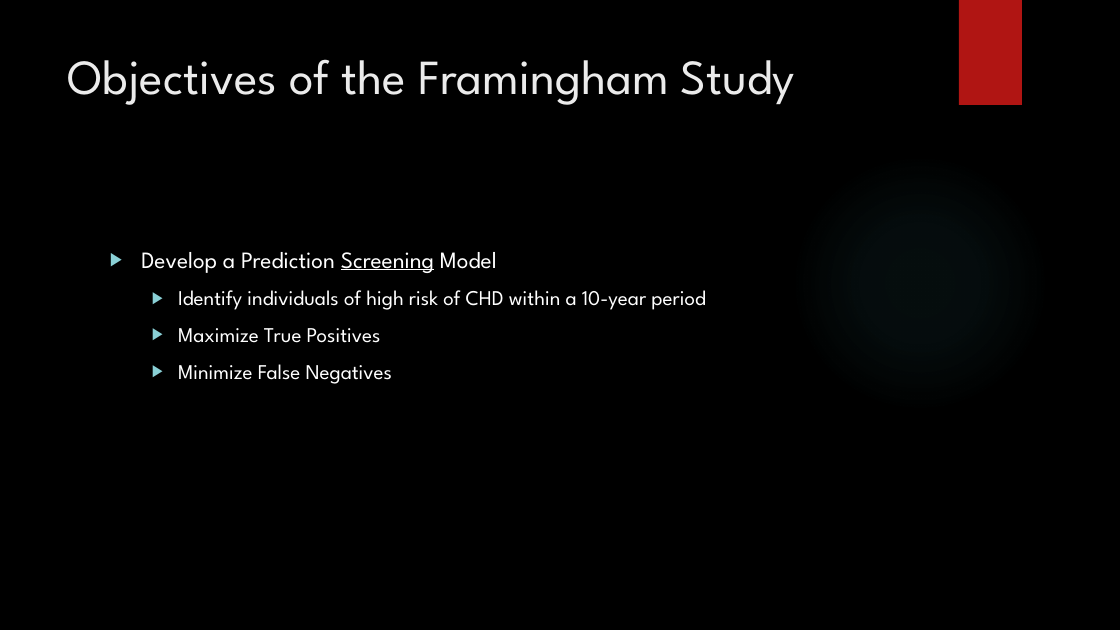
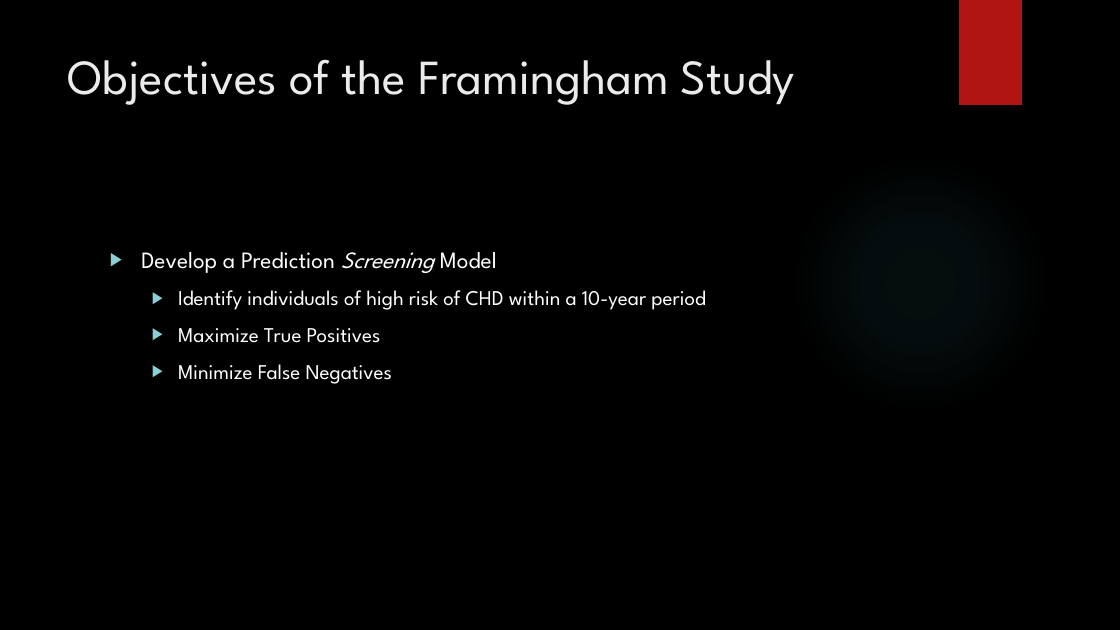
Before and after one commit to airenare/Heart-Disease-Risk-Prediction, a slide deck: slide 5 of reports/Capstone 2 - Keynotes.pptx. Drawn at 1120x630 pixels with LibreOffice and Linux fonts; fonts in the diff are those of the drawing; background and template pictures are left out. Boxes give left, top, right and bottom in pixels: in the first picture for what was removed or moved away, otherwise in the second. Text is boxed around its words. In the diff, an @@ line names an element or a change of style, - is before the commit and + after.

```diff
--- a/reports/Capstone 2 - Keynotes.pptx
+++ b/reports/Capstone 2 - Keynotes.pptx
@@ text at [141, 252, 497, 273]: italic on, underline off in "Screening" @@
```
Also in this commit, not shown: 5 other slides changed, 6 slides added, 2 other files.
